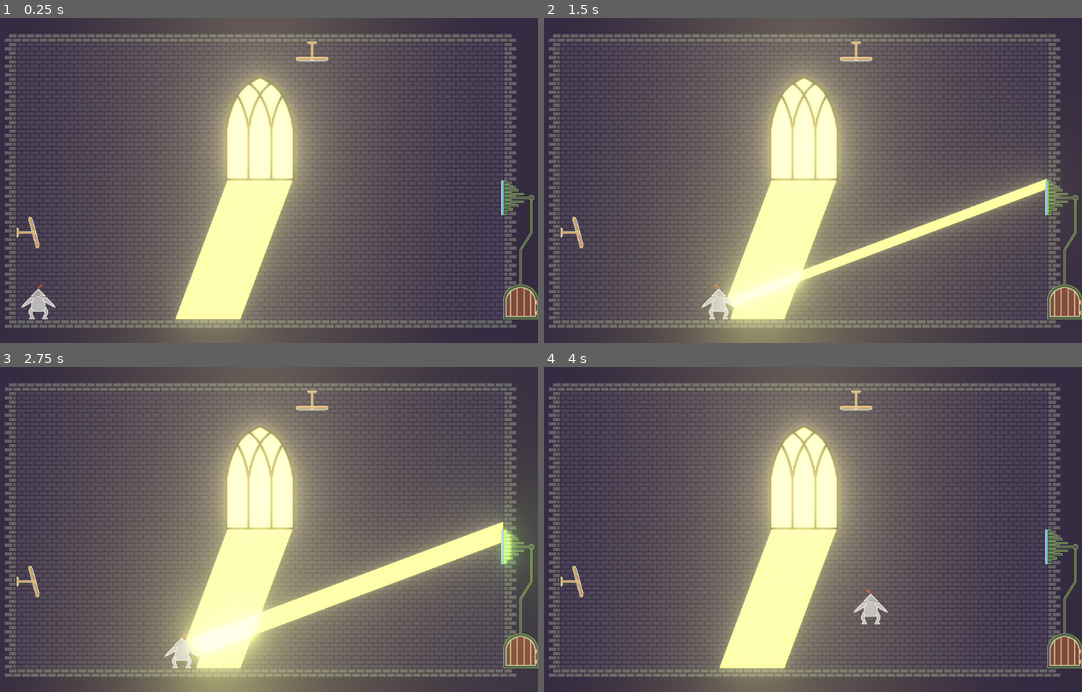
Above: before the commit, frames 1-4 (two rows, left to right).
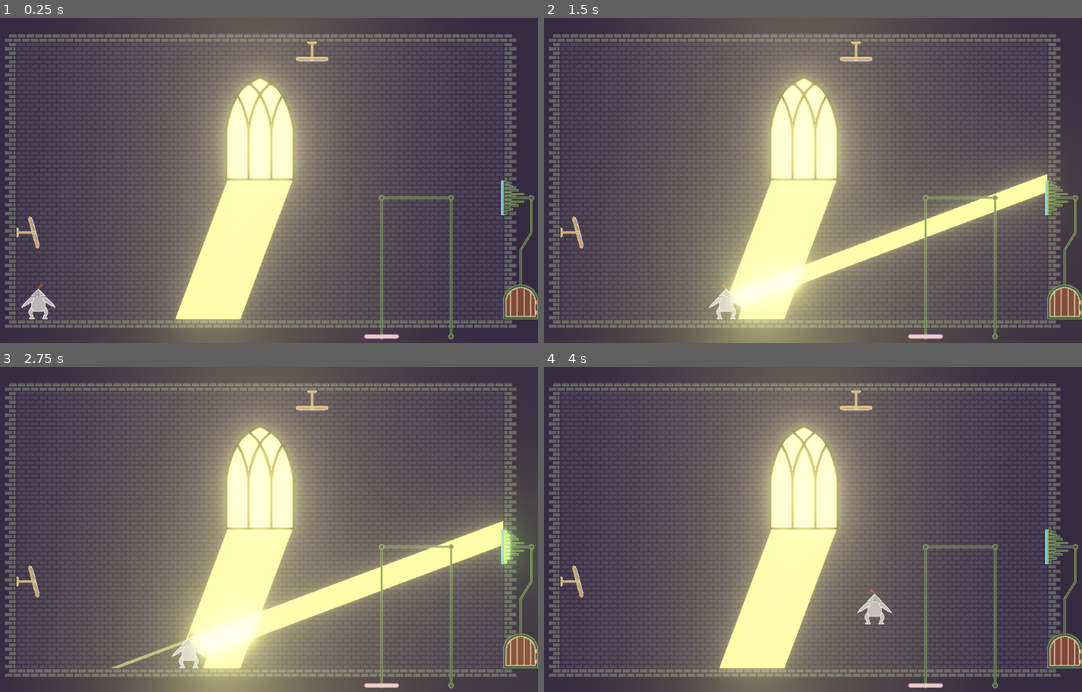
Above: after the commit, the same moments.

Repository: marc-jones/game-off-2022
Game: Godot game, scene res://nodes/PlayState.tscn
Same seed, same stepped clock (60 frames per second), same inputs: the game is played once before the commit and once after it.
Inputs:
- Up to frame 1 (0.25 s): no input
- Up to frame 2 (1.5 s): tap Enter at 0.5 s; hold Right (move_right) from 0.53 s (still down); tap Down (crouch) at 0.6, 1.35 s; tap Space (jump) at 0.77 s
- Up to frame 3 (2.75 s): tap Space (jump) at 1.52 s; release Right (move_right) at 2.03 s; hold Left (move_left) from 2.03 s (still down); tap Down (crouch) at 2.1 s
- Up to frame 4 (4 s): release Left (move_left) at 2.78 s; hold Right (move_right) from 2.78 s (still down); tap Down (crouch) at 2.85, 3.6 s; tap Space (jump) at 3.02, 3.77 s

The runs differ from the first frame. In frame 1, 0.7% of the frame differs, in the area x 67-85%, y 54-99%; in frame 2, 2.5%, in the area x 29-94%, y 47-99%; in frame 3, 1.7%; in frame 4, 0.9%.

Commit message:
Platform and PlatformTrack

Diff:
--- /dev/null
+++ b/nodes/Platform.tscn
@@ -0,0 +1,58 @@
+[gd_scene load_steps=6 format=2]
+
+[ext_resource path="res://assets/platform/platform.png" type="Texture" id=1]
+[ext_resource path="res://scripts/Platform.gd" type="Script" id=2]
+
+[sub_resource type="TileSet" id=1]
+0/name = "platform.png 0"
+0/texture = ExtResource( 1 )
+0/tex_offset = Vector2( 0, 0 )
+0/modulate = Color( 1, 1, 1, 1 )
+0/region = Rect2( 0, 0, 256, 64 )
+0/tile_mode = 1
+0/autotile/bitmask_mode = 1
+0/autotile/bitmask_flags = [ Vector2( 0, 0 ), 48, Vector2( 1, 0 ), 56, Vector2( 2, 0 ), 24, Vector2( 3, 0 ), 16 ]
+0/autotile/icon_coordinate = Vector2( 0, 0 )
+0/autotile/tile_size = Vector2( 64, 8 )
+0/autotile/spacing = 0
+0/autotile/occluder_map = [  ]
+0/autotile/navpoly_map = [  ]
+0/autotile/priority_map = [  ]
+0/autotile/z_index_map = [  ]
+0/occluder_offset = Vector2( 0, 0 )
+0/navigation_offset = Vector2( 0, 0 )
+0/shape_offset = Vector2( 0, 0 )
+0/shape_transform = Transform2D( 1, 0, 0, 1, 0, 0 )
+0/shape_one_way = false
+0/shape_one_way_margin = 0.0
+0/shapes = [  ]
+0/z_index = 0
+
+[sub_resource type="RectangleShape2D" id=2]
+extents = Vector2( 32, 4 )
+
+[sub_resource type="CapsuleShape2D" id=3]
+radius = 3.99998
+height = 56.0
+
+[node name="Platform" type="KinematicBody2D"]
+script = ExtResource( 2 )
+
+[node name="TileMap" type="TileMap" parent="."]
+position = Vector2( -32, -4 )
+tile_set = SubResource( 1 )
+cell_size = Vector2( 64, 8 )
+format = 1
+tile_data = PoolIntArray( 0, 0, 3 )
+
+[node name="CollisionShape2D" type="CollisionShape2D" parent="."]
+shape = SubResource( 2 )
+
+[node name="Area2D" type="Area2D" parent="."]
+collision_layer = 2
+collision_mask = 2
+
+[node name="CollisionShape2D" type="CollisionShape2D" parent="Area2D"]
+position = Vector2( 0, 4.19617e-05 )
+rotation = 1.5708
+shape = SubResource( 3 )
--- /dev/null
+++ b/nodes/PlatformTrack.tscn
@@ -0,0 +1,8 @@
+[gd_scene load_steps=2 format=2]
+
+[ext_resource path="res://scripts/PlatformTrack.gd" type="Script" id=1]
+
+[node name="PlatformTrack" type="Line2D"]
+width = 4.0
+default_color = Color( 0.541176, 0.690196, 0.376471, 1 )
+script = ExtResource( 1 )
--- a/nodes/PlayState.tscn
+++ b/nodes/PlayState.tscn
@@ -9,6 +9,8 @@
 [ext_resource path="res://assets/mirror_holder.png" type="Texture" id=7]
 [ext_resource path="res://nodes/Window.tscn" type="PackedScene" id=8]
 [ext_resource path="res://nodes/Wiring.tscn" type="PackedScene" id=9]
+[ext_resource path="res://nodes/PlatformTrack.tscn" type="PackedScene" id=10]
+[ext_resource path="res://nodes/Platform.tscn" type="PackedScene" id=11]
 
 [sub_resource type="Environment" id=2]
 background_mode = 4
@@ -89,6 +91,14 @@
 position = Vector2( 960, 332 )
 target = NodePath("../Wiring")
 
+[node name="PlatformTrack" parent="LevelObjects" instance=ExtResource( 10 )]
+points = PoolVector2Array( 736, 588, 736, 332, 864, 332, 864, 588 )
+default_color = Color( 0.541176, 0.690196, 0.376471, 1 )
+platform_path = NodePath("../Platform")
+
+[node name="Platform" parent="LevelObjects" instance=ExtResource( 11 )]
+position = Vector2( 736, 588 )
+
 [node name="ForegroundTileMap" type="TileMap" parent="."]
 position = Vector2( 0, -20 )
 tile_set = SubResource( 23 )
--- /dev/null
+++ b/scripts/Platform.gd
@@ -0,0 +1,21 @@
+tool
+extends KinematicBody2D
+
+export (int) var width = 1 setget set_width
+
+func set_width(i):
+	width = i
+	update_tilemap()
+	update_collision_shapes()
+
+func update_tilemap():
+	$TileMap.clear()
+	for idx in range(width):
+		var centered_idx = idx - int(width / 2)
+		$TileMap.set_cell(centered_idx, 0, 0)
+		$TileMap.update_bitmask_area(Vector2(centered_idx, 0))
+	$TileMap.position.x = -32 * (width % 2)
+
+func update_collision_shapes():
+	$CollisionShape2D.shape.extents.x = width * 32
+	$Area2D/CollisionShape2D.shape.height = 56 + 64*(width-1)
--- /dev/null
+++ b/scripts/PlatformTrack.gd
@@ -0,0 +1,105 @@
+tool
+extends Line2D
+
+const PLATFORM_SPEED = 60.0
+const OUTLINE_COLOUR = Color("#8ab060")
+const OUTLINE_WIDTH = 4
+const OFFLINE_COLOUR = Color("#4e584a")
+const ONLINE_COLOUR = Color("#c2d368")
+const FILL_WIDTH = 2
+const OFFLINE_NODE_TEX = preload("res://assets/platform/offline_node.png")
+const ONLINE_NODE_TEX = preload("res://assets/light_switch/bulb.png")
+
+export (int) var start_node setget set_start_node
+export (int) var end_node
+export (NodePath) var platform_path
+
+var guide_points
+var active = false
+var next_idx = 1
+var t = 0.0
+var direction = 1
+var online_nodes = []
+
+func _ready():
+	set_width(OUTLINE_WIDTH)
+	set_default_color(OUTLINE_COLOUR)
+	guide_points = get_points()
+	create_offline_fill()
+	create_nodes()
+	create_online_fill()
+	move_platform_to_start()
+
+func move_platform_to_start():
+	if (
+		not start_node == null and
+		not platform_path == null and
+		len(guide_points) > 0
+	):
+		get_node(platform_path).set_position(guide_points[start_node])
+
+func activate():
+	active = true
+	$OnlineFill.show()
+	for node in online_nodes:
+		node.show()
+
+func _physics_process(delta):
+	if not Engine.editor_hint:
+		if active:
+			t += (delta * PLATFORM_SPEED) / guide_points[next_idx].distance_to(guide_points[next_idx-direction])
+			if 1.0 <= t:
+				t -= 1.0
+				next_idx += direction
+			if next_idx < 0:
+				direction *= -1
+				next_idx = 1
+			if next_idx == len(points):
+				direction *= -1
+				next_idx = len(points) - 2
+			get_node(platform_path).position = (
+				guide_points[next_idx-direction].linear_interpolate(
+					guide_points[next_idx],
+					t
+				)
+			)
+
+func create_offline_fill():
+	var line = Line2D.new()
+	line.name = "OfflineFill"
+	line.set_points(guide_points)
+	line.set_width(FILL_WIDTH)
+	line.set_default_color(OFFLINE_COLOUR)
+	add_child(line)
+
+func create_online_fill():
+	var line = Line2D.new()
+	line.name = "OnlineFill"
+	line.set_points(guide_points)
+	line.set_width(FILL_WIDTH)
+	line.set_default_color(ONLINE_COLOUR)
+	line.set_modulate(Color(1.0, 1.5, 1.0))
+	line.hide()
+	add_child(line)
+
+func set_start_node(input_start_node):
+	start_node = input_start_node
+	move_platform_to_start()
+
+func create_nodes():
+	for pos in guide_points:
+		add_node(pos)
+
+func add_node(input_pos):
+	var offline_node = Sprite.new()
+	offline_node.name = "OfflineNode"
+	offline_node.texture = OFFLINE_NODE_TEX
+	offline_node.position = input_pos
+	add_child(offline_node)
+	var online_node = Sprite.new()
+	online_node.name = "OnlineNode"
+	online_node.texture = ONLINE_NODE_TEX
+	online_node.position = input_pos
+	online_node.hide()
+	online_nodes.append(online_node)
+	add_child(online_node)
--- a/scripts/Player.gd
+++ b/scripts/Player.gd
@@ -31,6 +31,7 @@
 		crouch_angle += LEAN_SPEED * (Input.get_action_strength("move_right") - Input.get_action_strength("move_left"))
 		crouch_angle = clamp(crouch_angle, -MAX_LEAN, MAX_LEAN)
 		crouch_rotate()
+		velocity = move_and_slide_with_snap(velocity, Vector2.DOWN, Vector2.UP)
 	else:
 		var walk = START_STOP_FORCE * (Input.get_action_strength("move_right") - Input.get_action_strength("move_left"))
 		if abs(walk) < START_STOP_FORCE * 0.2:
--- a/scripts/Wiring.gd
+++ b/scripts/Wiring.gd
@@ -8,6 +8,7 @@
 const FILL_WIDTH = 2
 
 export (NodePath) var target
+export (bool) var instant = false
 
 var guide_points
 var active = false
@@ -23,9 +24,11 @@
 func activate():
 	active = true
 	create_online_fill()
+	if instant and not target == null:
+		get_node(target).activate()
 
 func _process(delta):
-	if active:
+	if active and not instant:
 		var points = Array($OnlineFill.get_points())
 		points.pop_back()
 		t += (delta * FILL_SPEED) / guide_points[next_idx].distance_to(guide_points[next_idx-1])
@@ -54,7 +57,10 @@
 	var line = Line2D.new()
 	line.name = "OnlineFill"
 #	line.set_position($Guide.get_position())
-	line.set_points([guide_points[0], guide_points[0]])
+	if instant:
+		line.set_points(guide_points)
+	else:
+		line.set_points([guide_points[0], guide_points[0]])
 	line.set_width(FILL_WIDTH)
 	line.set_default_color(ONLINE_COLOUR)
 	line.set_modulate(Color(1.0, 1.5, 1.0))
Binary file added: assets/platform/offline_node.png
Not shown, added: assets/platform/offline_node.png.import
Binary file added: assets/platform/platform.png
Not shown, added: assets/platform/platform.png.import
Not shown: 1 places in nodes/PlayState.tscn that only renumber resources
